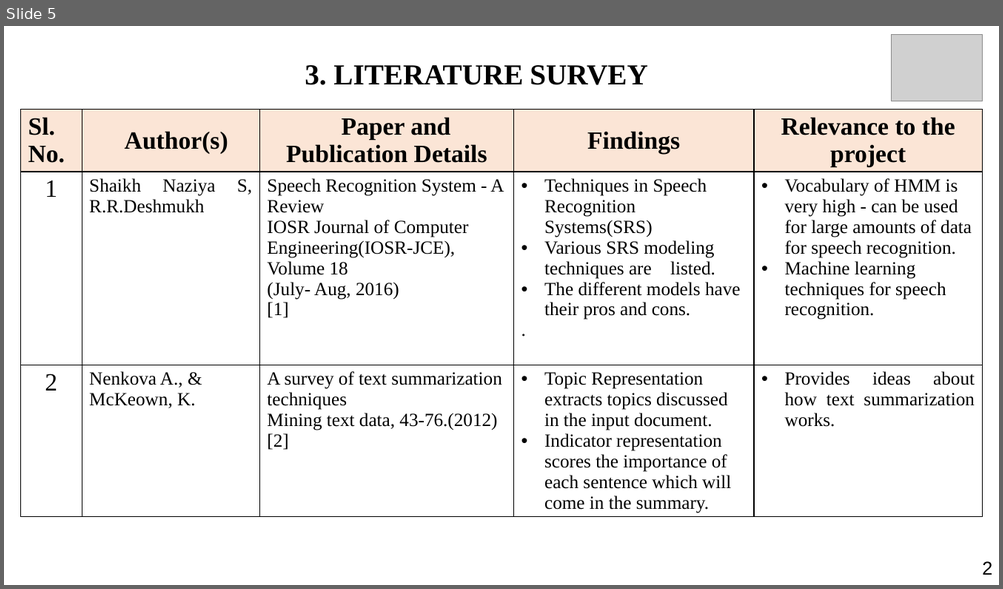
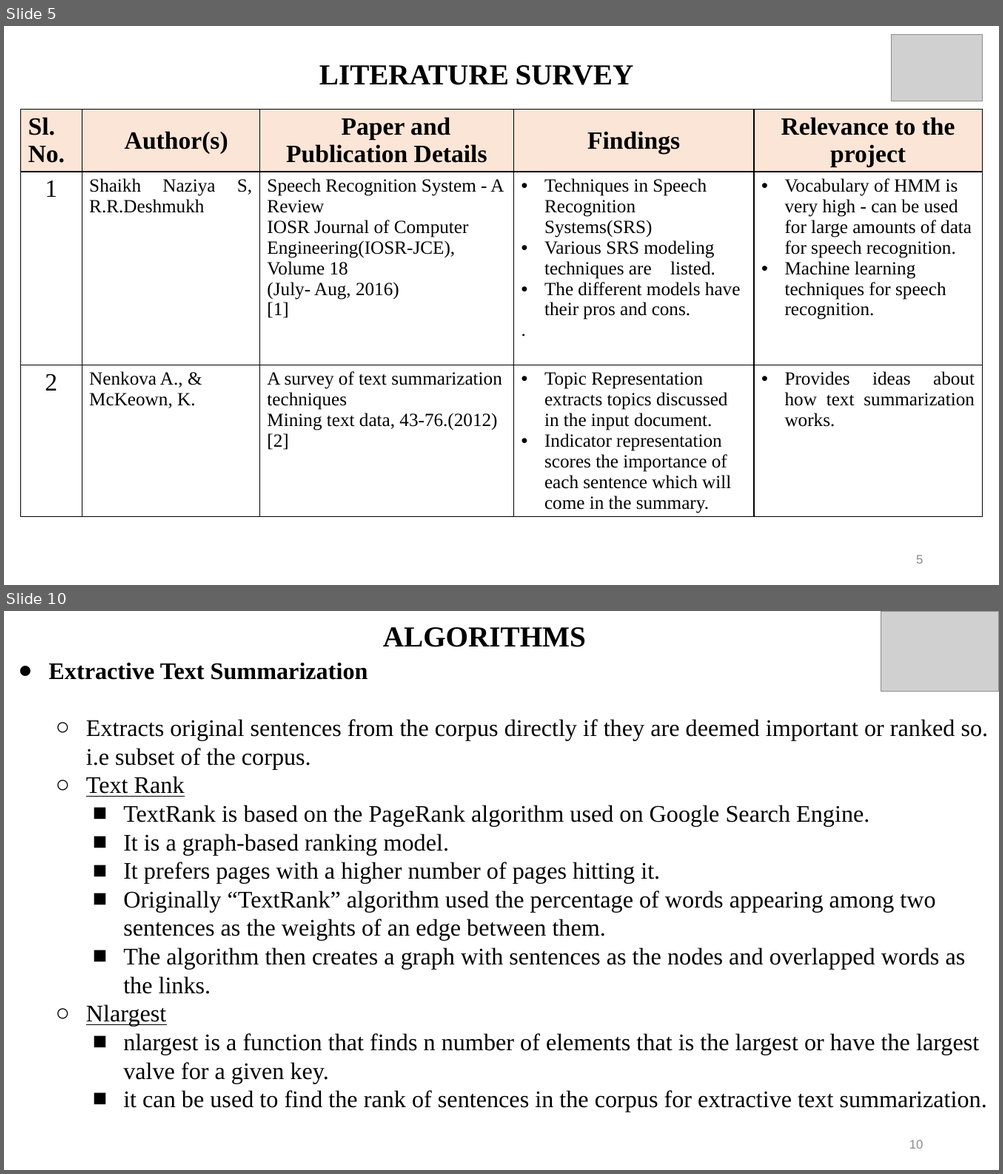
Before and after one commit to Hariomsmit/TransSummarize, a slide deck: MINI_PROJECT.pptx. Shown one above the other, each under a label of ours: slide 5 before the commit, slides 5 and 10 after it; the slides between them are not shown. The pictures are 1003x589 and 1003x1174 pixels, drawn with LibreOffice and Linux fonts; fonts in the diff are those of the drawing; grey boxes stand for pictures. Boxes give left, top, right and bottom in pixels: in the first picture for what was removed or moved away, otherwise in the second. Text is boxed around its words. In the diff, an @@ line names an element or a change of style, - is before the commit and + after.

```diff
--- a/MINI_PROJECT.pptx
+++ b/MINI_PROJECT.pptx
@@ slide 10 added at (4,611,999,1170), background #FFFFFF @@
@@ title added at (383,627,586,647), 28 pt, text #000000, bold @@
+ALGORITHMS
@@ picture added at (881,612,999,692) @@
@@ text added at (48,662,988,1113), 23 pt, text #000000 @@
+● Extractive Text Summarization
+  ○ Extracts original sentences from the corpus directly if they are deemed important or ranked so. i.e subset of the corpus.
+  ○ Text Rank
+    ■ TextRank is based on the PageRank algorithm used on Google Search Engine.
+    ■ It is a graph-based ranking model.
+    ■ It prefers pages with a higher number of pages hitting it.
+    ■ Originally “TextRank” algorithm used the percentage of words appearing among two sentences as the weights of an edge between them.
+    ■ The algorithm then creates a graph with sentences as the nodes and overlapped words as the links.
+  ○ Nlargest
+    ■ nlargest is a function that finds n number of elements that is the largest or have the largest valve for a given key.
+    ■ it can be used to find the rank of sentences in the corpus for extractive text summarization.
@@ page number added at (909,1140,923,1149), 12 pt, text #8B8B8B @@
+10
@@ slide 5 changed as well @@
@@ title at (319,65,634,85): text changed @@
-3. LITERATURE SURVEY
+LITERATURE SURVEY
@@ page number added at (916,555,922,564), 12 pt, text #8B8B8B @@
+5
@@ text removed at (982,562,992,575) @@
-2
```
Also in this commit, not shown: 8 other slides changed, 4 other slides added, 1 slide removed, 11 other files.
